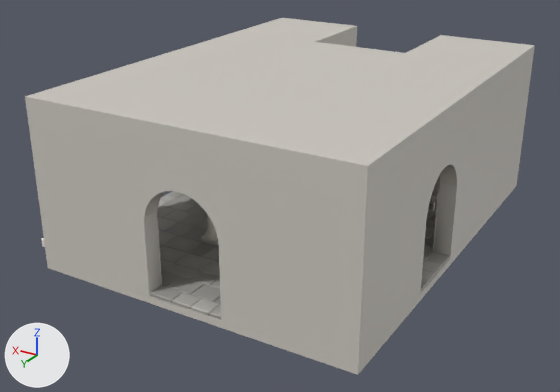
What one commit did to the glTF model assets/models/dungeon/dng_landing.glb.
Before and after are seen from a camera (50 mm lens) standing at (-7.34, 16.42, 12.65) and looking at (6.69, -6.96, 0.96). Lighting does not change. The marker at lower left points along +X, +Y and +Z. The picture after the commit comes second. Vertices at exactly the same position are counted once.

Objects in the first picture: 'archivolt'.
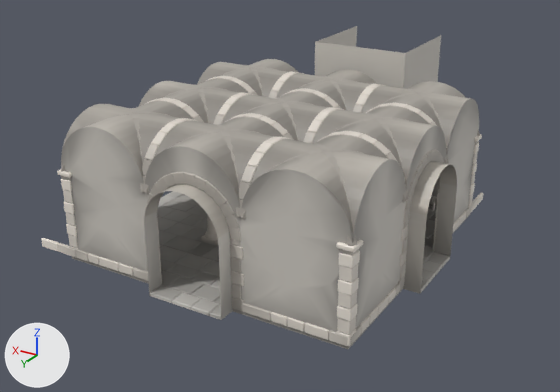
Where the change shows, as pixel boxes (x1, y1, x2, y2) in the pictures (560 x 392 px):
'archivolt', reshaped (13% narrower, 9% shorter)
    before: (25, 18, 535, 375)
    after: (41, 26, 483, 349)
part 1 of me_cube_367, cut back
    before: (25, 18, 535, 375)
part 2 of me_cube_367, edited (looks the same)
    both: (41, 165, 457, 320)

The change in detail:
me_cube_367 is used by ob_archivolt; location (0.0, 0.0, 0.0).
me_cube_367 had 24179 vertices, 45541 faces and spanned x 0.0..12.8, y -16.0..0.0, z -0.4..5.8.
me_cube_367 now has 21962 vertices, 40962 faces and spans x 0.0..12.8, y -16.0..0.0, z -0.4..5.8.
me_cube_367 part 1: 1 vertex moved within x 12.0, y -6.6, z -0.2; 2217 vertices removed from x 0.0..12.0, y -16.0..0.0, z -0.4..5.8.
me_cube_367 part 2: 13983 kept faces spanning x 0.0..12.8, y -13.0..0.0, z -0.4..5.8 get new vertex colours; the middle colour goes from grey #b9b9b9 to light grey #d0d0d0.
